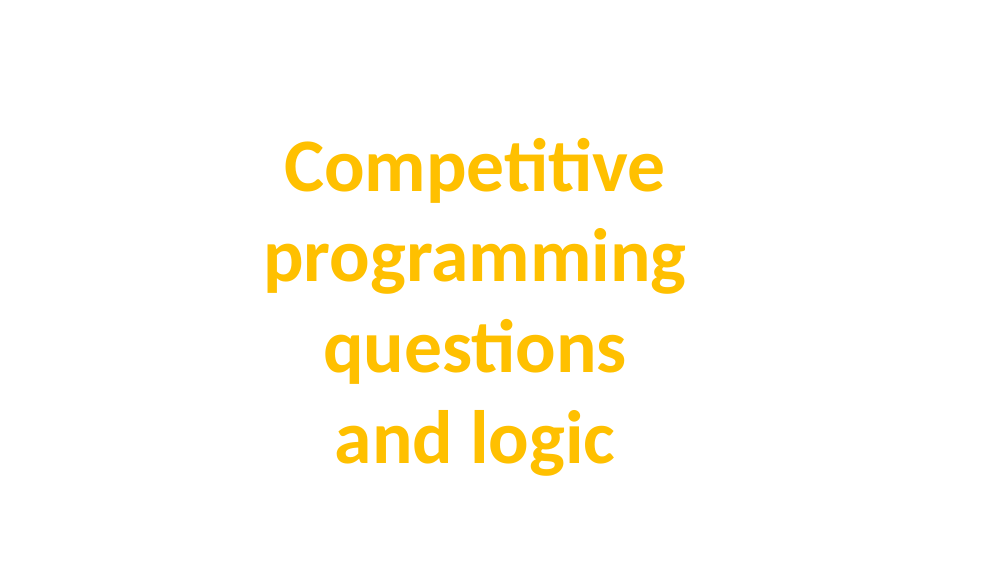
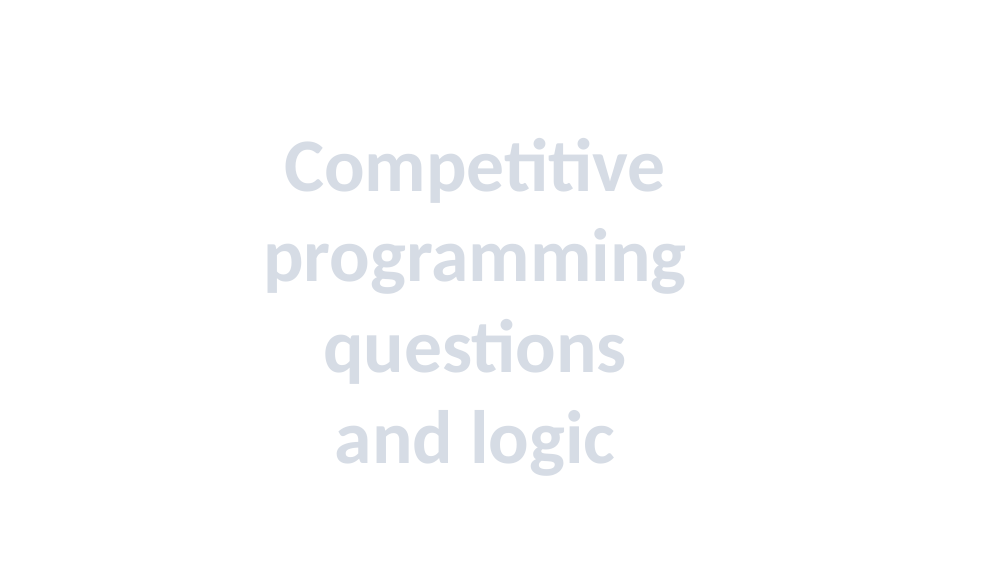
Before and after one commit to Viwarrior/DataStructures-and-Algorithms, a slide deck: slide 1 of Materials/Memory.pptx. Drawn at 1008x567 pixels with LibreOffice and Linux fonts; fonts in the diff are those of the drawing. Boxes give left, top, right and bottom in pixels: in the first picture for what was removed or moved away, otherwise in the second. Text is boxed around its words. In the diff, an @@ line names an element or a change of style, - is before the commit and + after.

Commit message:
file change

```diff
--- a/Materials/Memory.pptx
+++ b/Materials/Memory.pptx
@@ text at (263, 138, 686, 383): text changed; text colour #FFC000 to pattern #44546A on #D6DCE5 @@
-Competitive programming questions
+Competitive
+programming questions
@@ text at (335, 410, 615, 475): text colour #FFC000 to pattern #44546A on #D6DCE5, letter outline none to #333F50 1 pt in "and logic" @@
```
